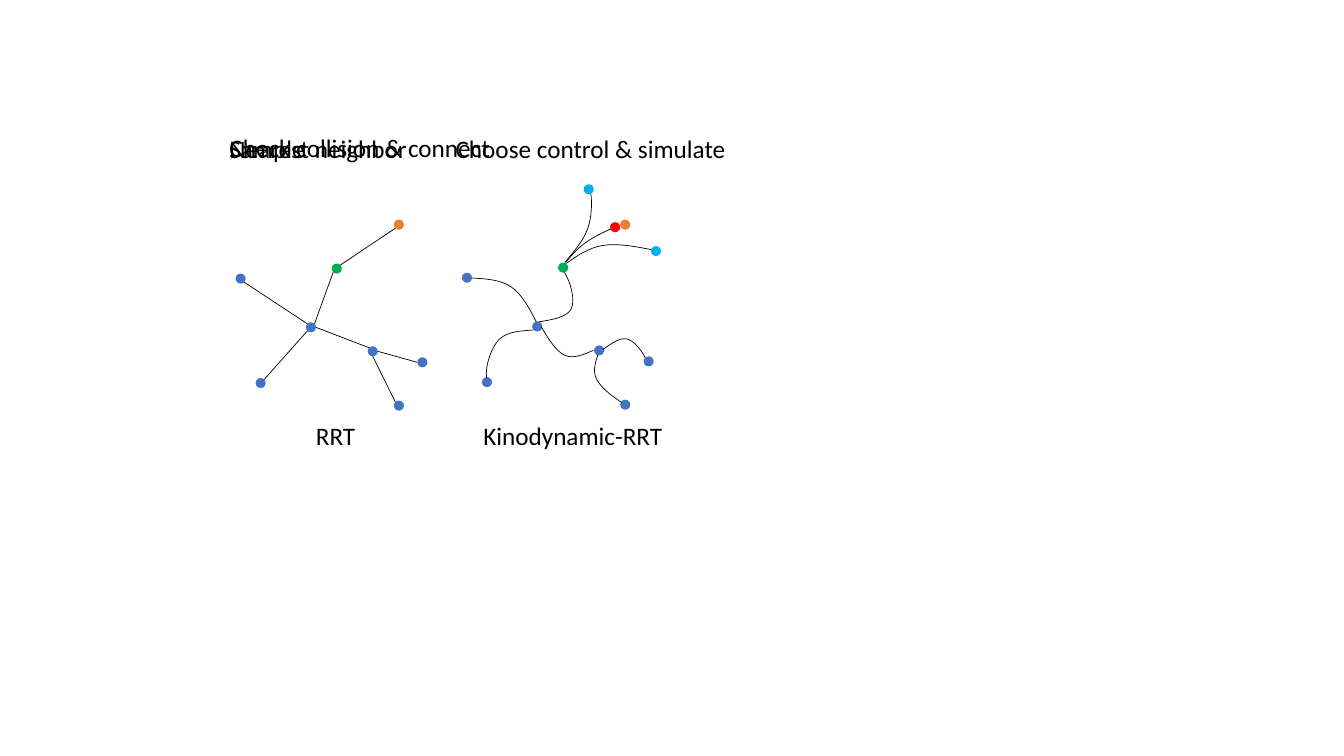
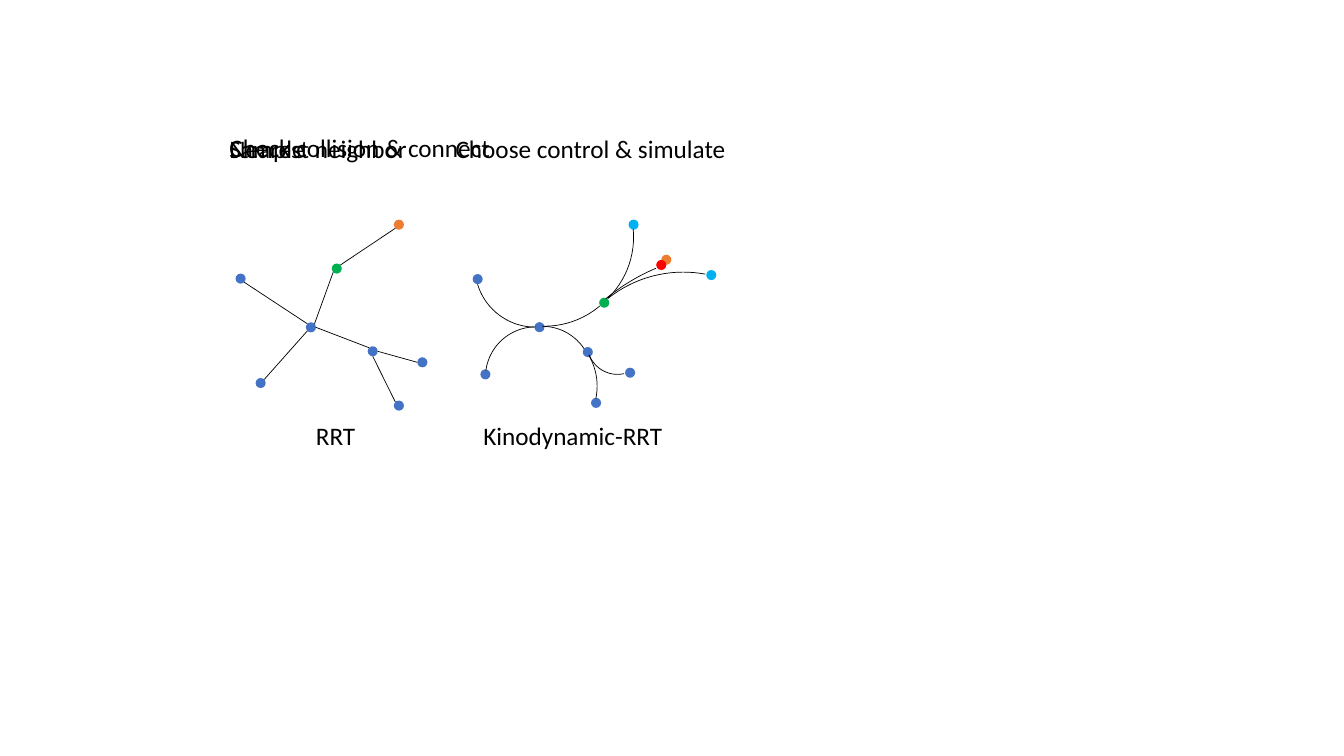
Before and after one commit to krishauser/RoboticSystemsBook, a slide deck: slide 1 of figures/planning/Yixuan_chap11.pptx. Drawn at 1344x756 pixels with LibreOffice and Linux fonts; fonts in the diff are those of the drawing. Boxes give left, top, right and bottom in pixels: in the first picture for what was removed or moved away, otherwise in the second. Text is boxed around its words. In the diff, an @@ line names an element or a change of style, - is before the commit and + after.

```diff
--- a/figures/planning/Yixuan_chap11.pptx
+++ b/figures/planning/Yixuan_chap11.pptx
@@ arc (boxed as its full ellipse) added at bbox=[459, 155, 630, 327], outline #000000 0.5 pt @@
@@ arc (boxed as its full ellipse) added at bbox=[463, 151, 634, 323], outline #000000 0.5 pt @@
@@ arc (boxed as its full ellipse) added at bbox=[475, 207, 596, 328], outline #000000 0.5 pt @@
@@ freeform shape removed at bbox=[565, 194, 592, 263] @@
@@ freeform shape removed at bbox=[566, 229, 612, 263] @@
@@ ellipse: place and size @@
-ellipse at bbox=[584, 185, 594, 195]
+ellipse at bbox=[629, 220, 639, 230]
@@ arc (boxed as its full ellipse) added at bbox=[533, 253, 937, 656], outline #000000 0.5 pt @@
@@ freeform shape removed at bbox=[567, 245, 651, 264] @@
@@ ellipse: place and size @@
-ellipse at bbox=[610, 222, 620, 232]
+ellipse at bbox=[656, 260, 666, 270]
@@ ellipse: place and size @@
-ellipse at bbox=[620, 220, 630, 230]
+ellipse at bbox=[661, 255, 671, 265]
@@ freeform shape removed at bbox=[472, 278, 537, 323] @@
@@ ellipse: place and size @@
-ellipse at bbox=[462, 273, 472, 283]
+ellipse at bbox=[473, 274, 483, 284]
@@ freeform shape removed at bbox=[538, 271, 573, 322] @@
@@ arc (boxed as its full ellipse) added at bbox=[563, 272, 805, 514], outline #000000 0.5 pt @@
@@ ellipse: place and size @@
-ellipse at bbox=[559, 263, 569, 273]
+ellipse at bbox=[599, 297, 609, 308]
@@ ellipse: place and size @@
-ellipse at bbox=[651, 246, 661, 256]
+ellipse at bbox=[707, 270, 717, 280]
@@ arc (boxed as its full ellipse) added at bbox=[476, 326, 597, 447], outline #000000 0.5 pt @@
@@ arc (boxed as its full ellipse) added at bbox=[486, 327, 587, 427], outline #000000 0.5 pt @@
@@ arc (boxed as its full ellipse) added at bbox=[492, 327, 593, 427], outline #000000 0.5 pt @@
@@ freeform shape removed at bbox=[541, 327, 594, 357] @@
@@ arc (boxed as its full ellipse) added at bbox=[588, 314, 648, 374], outline #000000 0.5 pt @@
@@ freeform shape removed at bbox=[487, 330, 533, 378] @@
@@ ellipse: place and size @@
-ellipse at bbox=[594, 346, 604, 356]
+ellipse at bbox=[583, 347, 593, 357]
@@ freeform shape removed at bbox=[595, 355, 622, 403] @@
@@ freeform shape removed at bbox=[603, 339, 645, 358] @@
@@ ellipse: place and size @@
-ellipse at bbox=[482, 377, 492, 387]
+ellipse at bbox=[481, 369, 491, 379]
@@ ellipse: place and size @@
-ellipse at bbox=[644, 357, 654, 367]
+ellipse at bbox=[625, 368, 635, 378]
@@ ellipse: place and size @@
-ellipse at bbox=[620, 400, 630, 410]
+ellipse at bbox=[591, 398, 601, 408]
```
Also in this commit, not shown: 8 other files.
